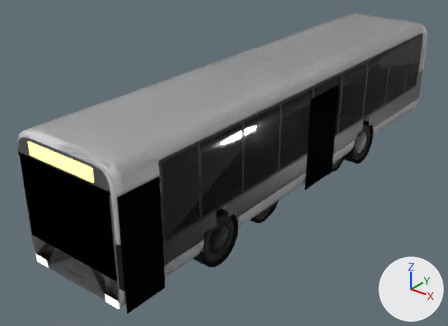
A saved change to the glTF model web/assets/vehicles/cars.glb.
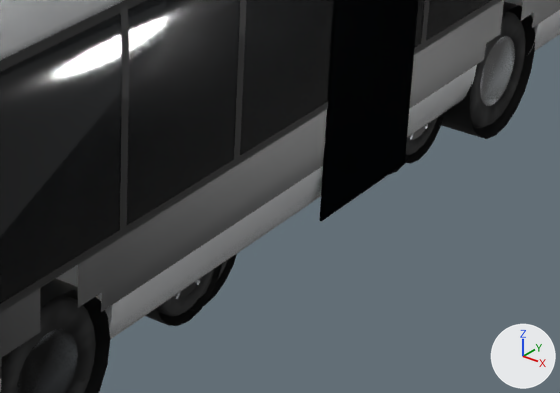
The first picture shows the older version from a 50 mm camera at (7.65, -11.37, 7.09) aimed at (-0.63, -1.02, 0.67). The close-ups show the older and then the newer version on the part from 45% to 85% of the width and 37% to 75% of the height of that picture. Only the edits that show in the close-ups are written down. Lighting does not change. The marker at lower right points along +X, +Y and +Z. Objects named as collision shapes, trigger or cutter boxes, shadow casters or lower levels of detail are left out. Where no turn or scale is listed for an object, it has been applied to the vertices.

The first close-up shows 'Bus', 'Bus_LOD1', 'Car_Van', 'Car_Van_LOD1' and 2 more.
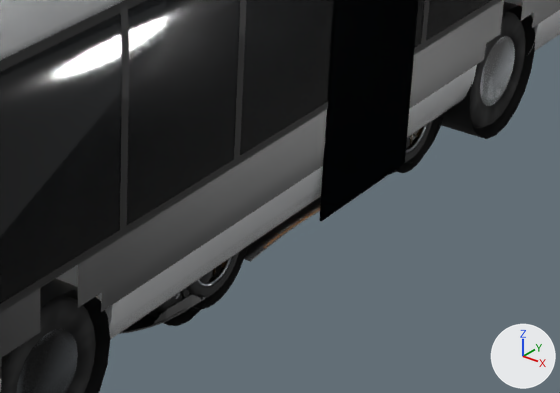
Where the change shows, as pixel boxes [x1, y1, x2, y2] in the close-ups (560 x 393 px):
'Car_Super', added (mostly hidden)
    after: [119, 117, 439, 334]

The change, as a diff of the scene's bpy script:
```diff
--- a/web/assets/vehicles/cars.glb.py
+++ b/web/assets/vehicles/cars.glb.py
@@ mat_light_accent @@
+mat_light_accent = bpy.data.materials.new('Light_Accent')
+# nodes: BsdfPrincipled, Mix, OutputMaterial, VertexColor
+# colours: orange #ffb066, brown #3a2a12, mixed with the vertex colours
@@ mat_disc @@
+mat_disc = bpy.data.materials.new('Disc')
+# nodes: BsdfPrincipled, Mix, OutputMaterial, VertexColor
+# colours: grey #8d9196, mixed with the vertex colours
@@ mat_caliper @@
+mat_caliper = bpy.data.materials.new('Caliper')
+# nodes: BsdfPrincipled, Mix, OutputMaterial, VertexColor
+# colours: orange #f2a12a, mixed with the vertex colours
@@ mat_seam @@
+mat_seam = bpy.data.materials.new('Seam')
+# nodes: BsdfPrincipled, Mix, OutputMaterial, VertexColor
+# colours: black #2a2c2e, mixed with the vertex colours
@@ mat_carbon @@
+mat_carbon = bpy.data.materials.new('Carbon')
+# nodes: BsdfPrincipled, Mix, OutputMaterial, VertexColor
+# colours: black #0c0d0e, mixed with the vertex colours
@@ mat_alloy @@
+mat_alloy = bpy.data.materials.new('Alloy')
+# nodes: BsdfPrincipled, Mix, OutputMaterial, VertexColor
+# colours: brown #8a6a45, mixed with the vertex colours
@@ me_car_super_mesh @@
+me_car_super_mesh.from_pydata(...)  # 42477 vertices, 79125 faces; spans x -1.03..1.03, y -2.44..2.44, z -0.06..1.3
+me_car_super_mesh.materials.append(mat_paint)
+me_car_super_mesh.materials.append(mat_carbon)
+me_car_super_mesh.materials.append(mat_trim)
+me_car_super_mesh.materials.append(mat_tyre)
+me_car_super_mesh.materials.append(mat_alloy)
+me_car_super_mesh.materials.append(mat_rim)
+me_car_super_mesh.materials.append(mat_caliper)
+me_car_super_mesh.materials.append(mat_chrome)
+me_car_super_mesh.materials.append(mat_disc)
+me_car_super_mesh.materials.append(mat_paint2)
+me_car_super_mesh.materials.append(mat_plate)
+me_car_super_mesh.materials.append(mat_light_tail)
+me_car_super_mesh.materials.append(mat_light_amber)
+me_car_super_mesh.materials.append(mat_glass)
+me_car_super_mesh.materials.append(mat_light_head)
+me_car_super_mesh.materials.append(mat_seam)
+me_car_super_mesh.materials.append(mat_light_accent)
@@ ob_car_super @@
+ob_car_super = bpy.data.objects.new('Car_Super', me_car_super_mesh)
+ob_car_super.location = (0.0, 0.0, 0.0)
```
